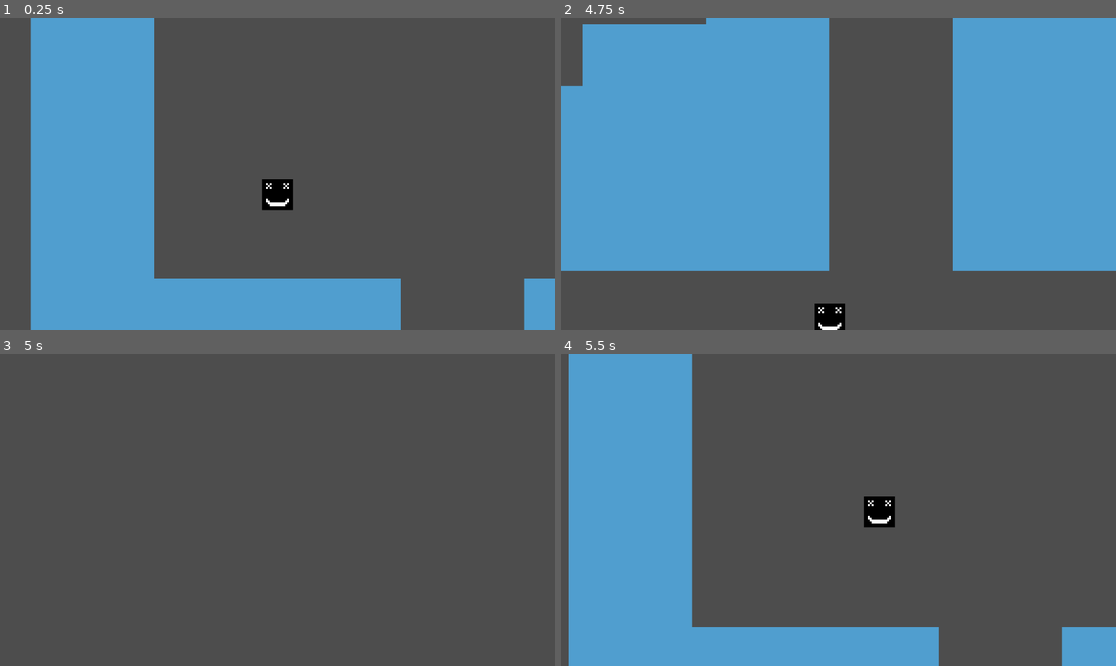
Above: before the commit, frames 1-4 (two rows, left to right).
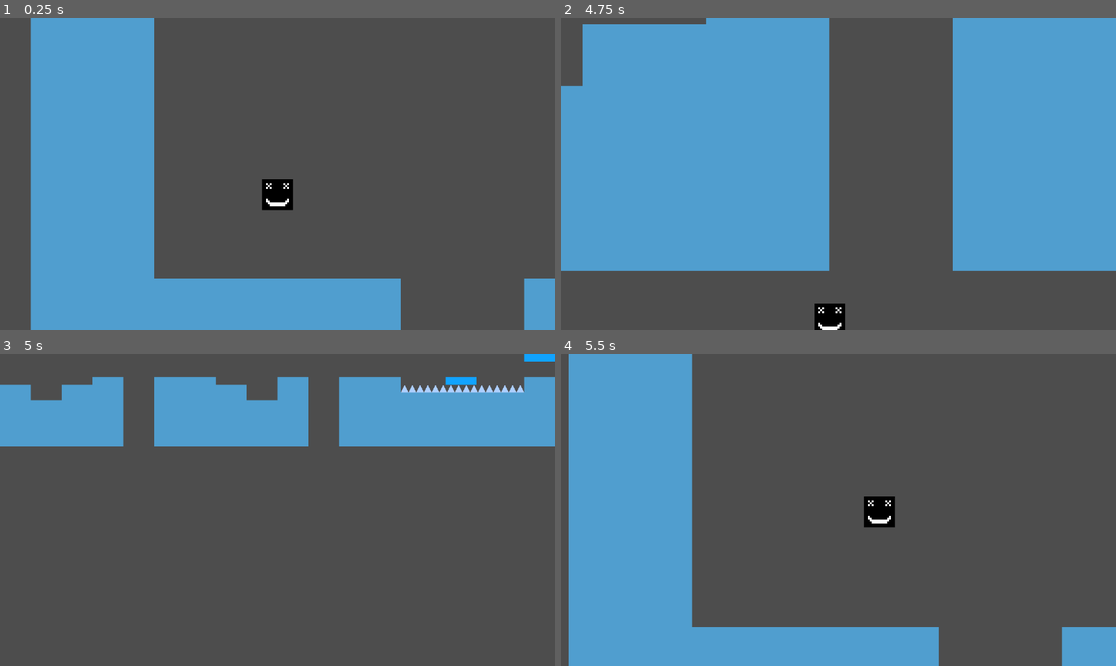
Above: after the commit, the same moments.

Repository: AashaStudios/DoodlyGameJam1
Game: Godot game, scene res://scenes/game.tscn
Same seed, same stepped clock (60 frames per second), same inputs: the game is played once before the commit and once after it.
Inputs:
- Up to frame 1 (0.25 s): no input
- Up to frame 2 (4.75 s): tap Enter (ui_accept) at 0.5, 0.77, 1.52, 3.02, 3.77, 4.52 s; hold Right (ui_right) 0.53-2.03 s; hold Left (ui_left) 2.03-2.78 s; hold Right (ui_right) 2.78-4.28 s; hold Left (ui_left) from 4.28 s (still down)
- Up to frame 3 (5 s): keep holding Left (ui_left)
- Up to frame 4 (5.5 s): release Left (ui_left) at 5.03 s; hold Right (ui_right) from 5.03 s (still down)

Frames 1-2 are identical in both runs. In frame 3, 18% of the frame differs, in the area x 0-100%, y 0-30%; in frame 4, nothing differs.

Commit message:
Created Static Spike!

Diff:
--- a/scenes/game.tscn
+++ b/scenes/game.tscn
@@ -4,6 +4,7 @@
 [ext_resource type="Texture2D" uid="uid://ckvk8sl22lncu" path="res://assets/tileset.png" id="2_yqjtg"]
 [ext_resource type="PackedScene" uid="uid://d3fi4vh40j617" path="res://scenes/platform.tscn" id="3_lnu2h"]
 [ext_resource type="PackedScene" uid="uid://ttiffgabn35f" path="res://scenes/killzone.tscn" id="4_lbhrr"]
+[ext_resource type="PackedScene" uid="uid://ckx5wyhsbrtbn" path="res://scenes/spike.tscn" id="5_iywne"]
 
 [sub_resource type="TileSetAtlasSource" id="TileSetAtlasSource_lnu2h"]
 texture = ExtResource("2_yqjtg")
@@ -13,6 +14,8 @@
 [sub_resource type="TileSet" id="TileSet_lbhrr"]
 physics_layer_0/collision_layer = 1
 sources/0 = SubResource("TileSetAtlasSource_lnu2h")
+
+[sub_resource type="WorldBoundaryShape2D" id="WorldBoundaryShape2D_iywne"]
 
 [sub_resource type="Animation" id="Animation_lnu2h"]
 length = 0.001
@@ -52,8 +55,6 @@
 &"move": SubResource("Animation_lbhrr")
 }
 
-[sub_resource type="WorldBoundaryShape2D" id="WorldBoundaryShape2D_iywne"]
-
 [node name="Game" type="Node2D" unique_id=1674291021]
 
 [node name="Player" parent="." unique_id=112369351 instance=ExtResource("1_uwrxv")]
@@ -66,6 +67,12 @@
 [node name="TileMapLayer" type="TileMapLayer" parent="." unique_id=2098127585]
 tile_map_data = PackedByteArray("AAD8/wQAAAAAAAAAAAD9/wQAAAAAAAAAAAD+/wQAAAAAAAAAAAD//wQAAAAAAAAAAAAAAAQAAAAAAAAAAAABAA …(11120 unchanged characters)…
 tile_set = SubResource("TileSet_lbhrr")
+
+[node name="Killzone" parent="." unique_id=247628752 instance=ExtResource("4_lbhrr")]
+position = Vector2(0, 256)
+
+[node name="CollisionShape2D" type="CollisionShape2D" parent="Killzone" unique_id=690926348]
+shape = SubResource("WorldBoundaryShape2D_iywne")
 
 [node name="Platforms" type="Node2D" parent="." unique_id=362450682]
 
@@ -85,8 +92,52 @@
 libraries/ = SubResource("AnimationLibrary_iywne")
 autoplay = &"move"
 
-[node name="Killzone" parent="." unique_id=247628752 instance=ExtResource("4_lbhrr")]
-position = Vector2(0, 256)
+[node name="Spikes" type="Node2D" parent="." unique_id=617655286]
 
-[node name="CollisionShape2D" type="CollisionShape2D" parent="Killzone" unique_id=690926348]
-shape = SubResource("WorldBoundaryShape2D_iywne")
+[node name="Spike" parent="Spikes" unique_id=1206737638 instance=ExtResource("5_iywne")]
+position = Vector2(840, 72)
+
+[node name="Spike2" parent="Spikes" unique_id=748861633 instance=ExtResource("5_iywne")]
+position = Vector2(856, 72)
+
+[node name="Spike3" parent="Spikes" unique_id=2072926344 instance=ExtResource("5_iywne")]
+position = Vector2(872, 72)
+
+[node name="Spike4" parent="Spikes" unique_id=1493868284 instance=ExtResource("5_iywne")]
+position = Vector2(888, 72)
+
+[node name="Spike5" parent="Spikes" unique_id=1099290111 instance=ExtResource("5_iywne")]
+position = Vector2(904, 72)
+
+[node name="Spike6" parent="Spikes" unique_id=907891790 instance=ExtResource("5_iywne")]
+position = Vector2(920, 72)
+
+[node name="Spike7" parent="Spikes" unique_id=1901587239 instance=ExtResource("5_iywne")]
+position = Vector2(936, 72)
+
+[node name="Spike8" parent="Spikes" unique_id=838362203 instance=ExtResource("5_iywne")]
+position = Vector2(952, 72)
+
+[node name="Spike9" parent="Spikes" unique_id=47502501 instance=ExtResource("5_iywne")]
+position = Vector2(968, 72)
+
+[node name="Spike10" parent="Spikes" unique_id=50459292 instance=ExtResource("5_iywne")]
+position = Vector2(984, 72)
+
+[node name="Spike11" parent="Spikes" unique_id=1964748041 instance=ExtResource("5_iywne")]
+position = Vector2(1000, 72)
+
+[node name="Spike12" parent="Spikes" unique_id=728569548 instance=ExtResource("5_iywne")]
+position = Vector2(1016, 72)
+
+[node name="Spike13" parent="Spikes" unique_id=2097533429 instance=ExtResource("5_iywne")]
+position = Vector2(1032, 72)
+
+[node name="Spike14" parent="Spikes" unique_id=1020701464 instance=ExtResource("5_iywne")]
+position = Vector2(1048, 72)
+
+[node name="Spike15" parent="Spikes" unique_id=308140529 instance=ExtResource("5_iywne")]
+position = Vector2(1064, 72)
+
+[node name="Spike16" parent="Spikes" unique_id=1004240095 instance=ExtResource("5_iywne")]
+position = Vector2(1080, 72)
--- a/scenes/killzone.gd
+++ b/scenes/killzone.gd
@@ -4,7 +4,8 @@
 @onready var timer: Timer = $Timer
 
 
-func _on_body_entered(_body: Node2D) -> void:
+func _on_body_entered(body: Node2D) -> void:
+    body.queue_free()
     timer.start()
 
 
--- /dev/null
+++ b/scenes/spike.tscn
@@ -0,0 +1,14 @@
+[gd_scene format=3 uid="uid://ckx5wyhsbrtbn"]
+
+[ext_resource type="Texture2D" uid="uid://6t4ogm5ksvfu" path="res://assets/spike.png" id="1_7a7y0"]
+[ext_resource type="PackedScene" uid="uid://ttiffgabn35f" path="res://scenes/killzone.tscn" id="2_d2mqm"]
+
+[node name="Spike" type="Node2D" unique_id=1206737638]
+
+[node name="Sprite2D" type="Sprite2D" parent="." unique_id=917468453]
+texture = ExtResource("1_7a7y0")
+
+[node name="Killzone" parent="." unique_id=247628752 instance=ExtResource("2_d2mqm")]
+
+[node name="CollisionPolygon2D" type="CollisionPolygon2D" parent="Killzone" unique_id=862800897]
+polygon = PackedVector2Array(-8, 8, 8, 8, 0, -7)
Binary file added: assets/spike.png
Not shown, added: assets/spike.png.import
